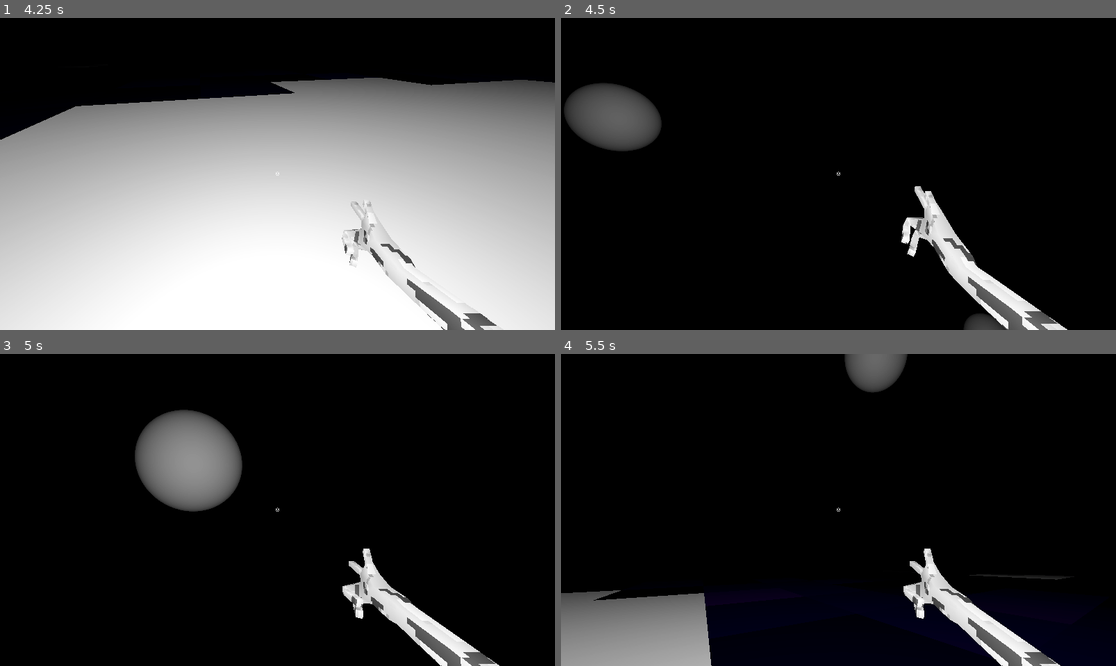
Above: before the commit, frames 1-4 (two rows, left to right).
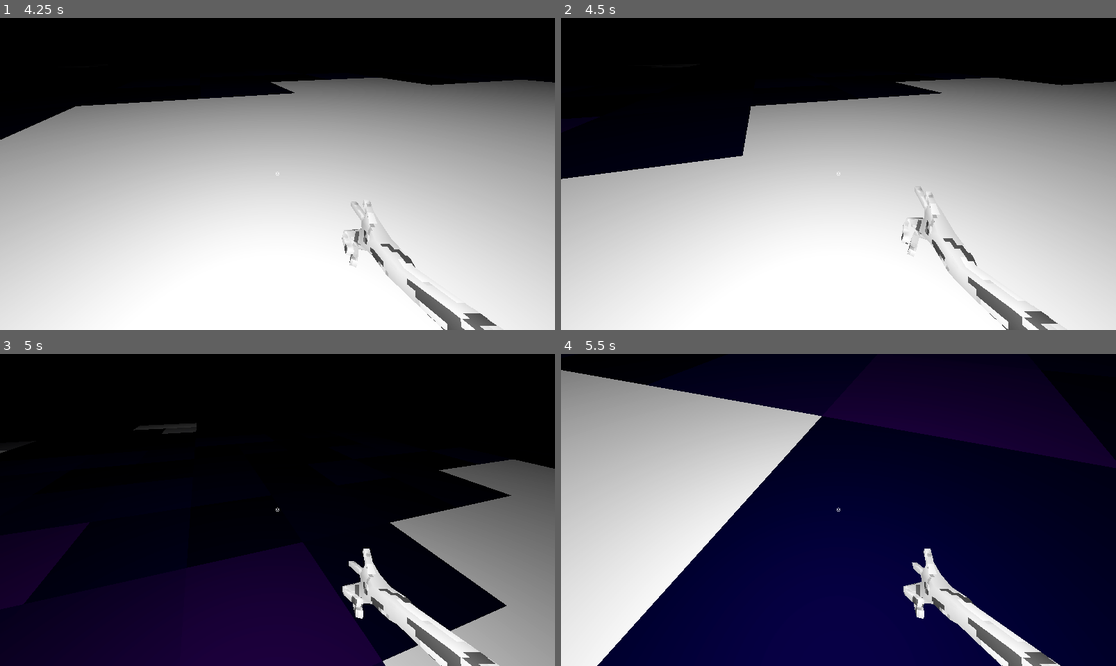
Above: after the commit, the same moments.

Repository: NykolaR/GGJ2026
Game: Godot game, scene res://scenes/debug/debug.tscn
Two runs of this game, one before a commit and one after it. Both use one fixed random seed, a clock stepped at 60 frames per second and the inputs below.
Inputs (mouse positions are in pixels of both pictures, inside the frame that each line leads up to):
- Up to frame 1 (4.25 s): tap Enter (ui_accept) at 0.5, 0.77, 1.52, 3.02, 3.77 s; move the mouse to (399, 158) at 0.52 s; press the mouse at (399, 158) at 0.53 s; hold D (move_right) 0.53-1.28 s; move the mouse to (166, 189) at 1.27 s; release the mouse at (166, 189) at 1.28 s; hold S (move_down) 1.28-2.03 s; click (166, 189) at 1.35 s; move the mouse to (333, 105) at 2.02 s; press the mouse at (333, 105) at 2.03 s; hold D (move_right) 2.03-2.78 s; move the mouse to (249, 236) at 2.77 s; release the mouse at (249, 236) at 2.78 s; hold W (move_up) 2.78-3.53 s; click (249, 236) at 2.85 s; move the mouse to (444, 220) at 3.52 s; press the mouse at (444, 220) at 3.53 s; hold A (move_left) from 3.53 s (still down); tap Escape (uncapture_mouse, bound only after the commit) at 4.15 s
- Up to frame 2 (4.5 s): keep holding A (move_left); move the mouse to (672, 127) at 4.27 s; release the mouse at (672, 127) at 4.28 s; click (672, 127) at 4.35 s
- Up to frame 3 (5 s): keep holding A (move_left); tap Enter (ui_accept) at 4.52 s
- Up to frame 4 (5.5 s): move the mouse to (866, 510) at 5.02 s; release A (move_left) at 5.03 s; press the mouse at (866, 510) at 5.03 s; hold S (move_down) from 5.03 s (still down)

Frame 1 is identical in both runs. In frame 2, 68% of the frame differs, in the area x 0-100%, y 19-100%; in frame 3, 38%; in frame 4, 87%, in the area x 0-100%, y 0-100%.

Commit message:
mouse inputs

Diff:
--- a/ggj-2026/project.godot
+++ b/ggj-2026/project.godot
@@ -75,6 +75,11 @@
 , Object(InputEventMouseButton,"resource_local_to_scene":false,"resource_name":"","device":-1,"window_id":0,"alt_presse …(249 unchanged characters)…
 ]
 }
+uncapture_mouse={
+"deadzone": 0.2,
+"events": [Object(InputEventKey,"resource_local_to_scene":false,"resource_name":"","device":-1,"window_id":0,"alt_pressed":false,"shift_pressed":false,"ctrl_pressed":false,"meta_pressed":false,"pressed":false,"keycode":0,"physical_keycode":4194305,"key_label":0,"unicode":0,"location":0,"echo":false,"script":null)
+]
+}
 
 [layer_names]
 
--- a/ggj-2026/scenes/player/camera.gd
+++ b/ggj-2026/scenes/player/camera.gd
@@ -8,7 +8,7 @@
 
 
 func _input(event: InputEvent) -> void:
-	if event is InputEventMouseMotion:
+	if event is InputEventMouseMotion and Input.mouse_mode == Input.MOUSE_MODE_CAPTURED:
 		_last_mouse_motion = event.screen_relative
 
 
--- a/ggj-2026/scenes/player/player.gd
+++ b/ggj-2026/scenes/player/player.gd
@@ -12,7 +12,17 @@
 
 
 func _ready() -> void:
+	Input.mouse_mode = Input.MOUSE_MODE_CAPTURED
 	$RotY/RotX/hand.look_at($"RotY/RotX/hand/Arm-Armature/Skeleton3D/Arm/PistolBulletTarget".global_position)
+
+
+func _input(event: InputEvent) -> void:
+	if event.is_action_pressed("uncapture_mouse"):
+		match Input.mouse_mode:
+			Input.MOUSE_MODE_CAPTURED:
+				Input.mouse_mode = Input.MOUSE_MODE_VISIBLE
+			Input.MOUSE_MODE_VISIBLE:
+				Input.mouse_mode = Input.MOUSE_MODE_CAPTURED
 
 
 func _physics_process(delta: float) -> void:
@@ -39,6 +49,7 @@
 
 	if Input.is_action_just_pressed(&"shoot"):
 		animation.start(&"Pistol-shoot")
+		Input.mouse_mode = Input.MOUSE_MODE_CAPTURED
 	elif Input.is_action_pressed(&"shoot"):
 		animation.travel(&"Pistol-shoot")
 
